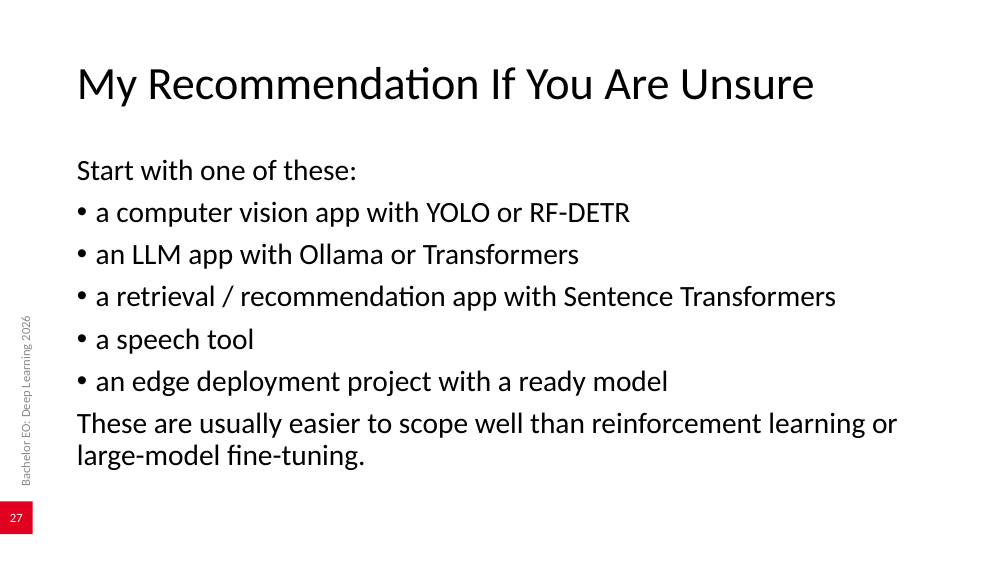
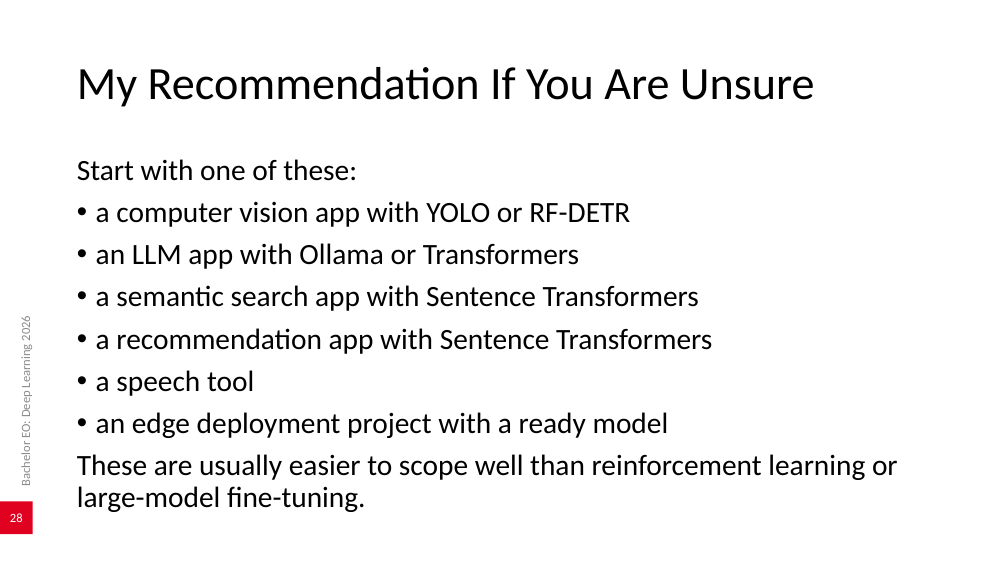
Before and after one commit to AlexanderDhoore/deep-learning-2026, a slide deck: slide 28 of slides/deep-learning-project-directions.pptx (slide 27 before the commit). Drawn at 1008x567 pixels with LibreOffice and Linux fonts; fonts in the diff are those of the drawing; background and template pictures are left out. Boxes give left, top, right and bottom in pixels: in the first picture for what was removed or moved away, otherwise in the second. Text is boxed around its words. In the diff, an @@ line names an element or a change of style, - is before the commit and + after.

Commit message:
Split retrieval and recommendation directions

```diff
--- a/slides/deep-learning-project-directions.pptx
+++ b/slides/deep-learning-project-directions.pptx
@@ text at (96, 285, 712, 354): text changed @@
-• a retrieval / recommendation app with Sentence Transformers
+• a semantic search app with Sentence Transformers
+• a recommendation app with Sentence Transformers
@@ page number at (10, 513, 23, 522): text changed @@
-27
+28
```
Also in this commit, not shown: 2 other slides changed, 1 slide added, 9 other files.
